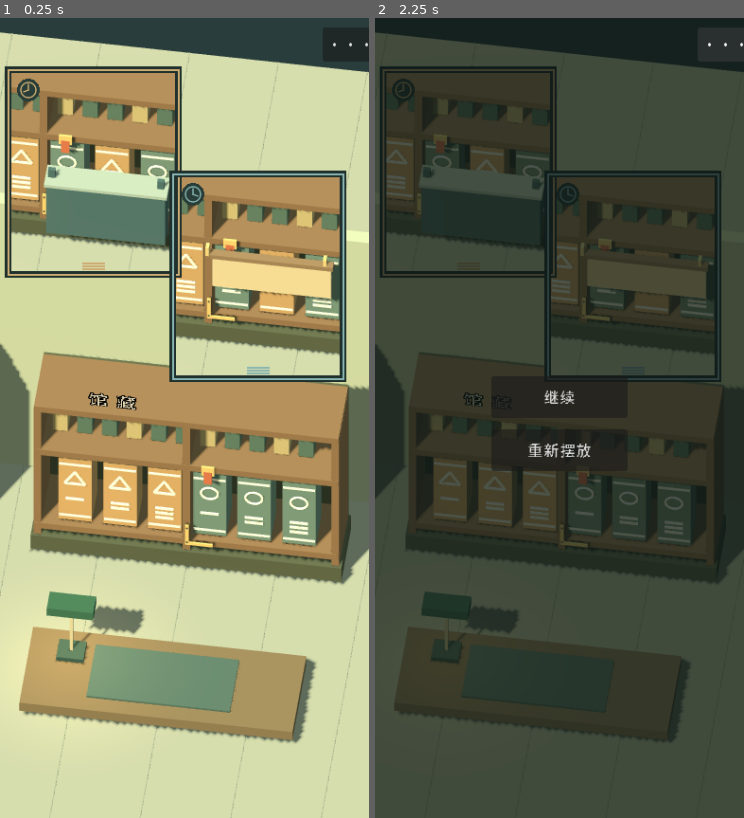
Above: before the commit, frames 1-2 (left to right).
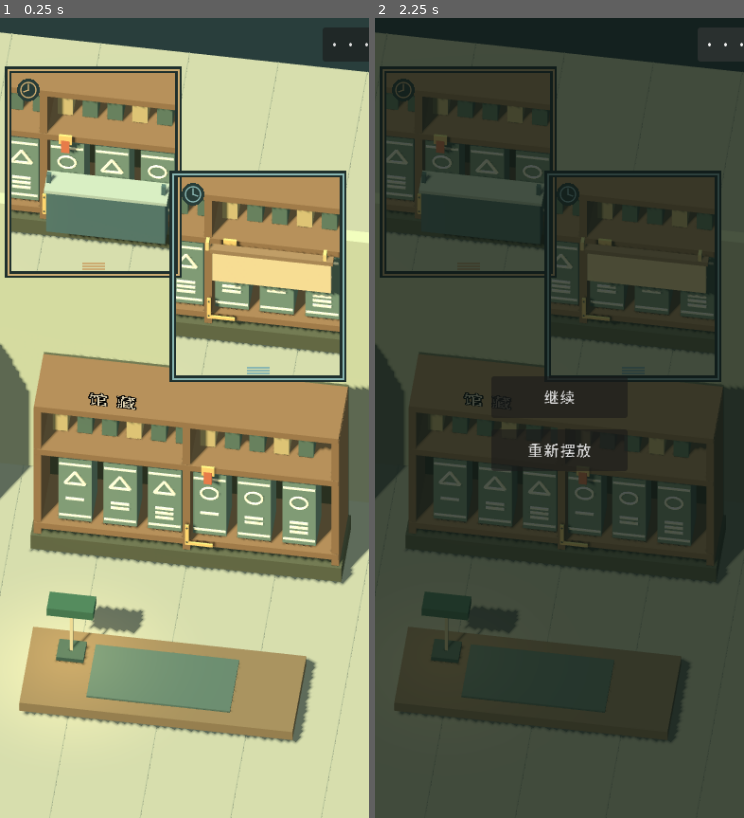
Above: after the commit, the same moments.

Repository: zhu607705-coder/7-55
Game: Godot game, scene res://scenes/library_time.tscn
The game is run twice, just before and just after one commit, with the same random seed, the same clock (stepped at 60 frames per second) and the same inputs.
Inputs:
- Up to frame 1 (0.25 s): no input
- Up to frame 2 (2.25 s): click "···" at 0.5 s; click "继续" at 1.25 s; click "···" at 2 s

The runs differ from the first frame. In frame 1, 5.1% of the frame differs, in the area x 2-93%, y 14-65%; in frame 2, 2.6%.

Commit message:
fix: expose complete historical marks and require complementary spine clues

Diff:
--- a/godot_native/samples/library_time/scripts/library_model.gd
+++ b/godot_native/samples/library_time/scripts/library_model.gd
@@ -18,7 +18,7 @@
 
 func start(id: int, target: String) -> bool:
 	if suspended or completed: return false
-	if target not in ["history0","history1"] and not target.begins_with("book:"): return false
+	if target not in ["history0","history1","book:0","book:1","book:2","book:3","book:4","book:5"]: return false
 	if target.begins_with("book:"):
 		var book := int(target.substr(5))
 		if book<0 or book>5 or selected_book!=-1: return false
--- a/godot_native/samples/library_time/scripts/library_view.gd
+++ b/godot_native/samples/library_time/scripts/library_view.gd
@@ -74,7 +74,7 @@
 func history_visible(index: int) -> bool:
 	if model.suspended or not history_images[index].is_visible_in_tree(): return false
 	var world: Node3D=history_worlds[index]
-	var points := [world.glyph_point(index==0),World.REFERENCE]
+	var points: Array[Vector3]=world.fragment_probes(index==0)
 	for p: Vector3 in points:
 		if not world.visible_from_camera(p): return false
 		var screen: Vector2=history_rects[index].position+world.screen_point(p)
@@ -139,7 +139,8 @@
 
 func _up(id: int) -> void:
 	var visible := book_visible(model.selected_book) if model.selected_book>=0 else true
-	model.release(id,visible); pointers.erase(id)
+	if model.release(id,visible): pointers.clear()
+	else: pointers.erase(id)
 
 func _suspend() -> void:
 	model.suspend(); pointers.clear()
--- a/godot_native/samples/library_time/scripts/library_world.gd
+++ b/godot_native/samples/library_time/scripts/library_world.gd
@@ -81,18 +81,21 @@
 
 func _book(id: int, p: Vector3) -> void:
 	var pivot := Node3D.new(); pivot.name="Book_%d"%id; pivot.position=p; add_child(pivot); books[id]=pivot; base_positions[id]=p
-	var cover := material(Color("627b70") if id>=3 else Color("ad8c60")); var ink := material(Color("ebe2c6"))
+	var upper_is_ring := id>=3
+	var lower_count := id%3+1
+	pivot.set_meta("upper_mark","ring" if upper_is_ring else "triangle"); pivot.set_meta("lower_bars",lower_count)
+	var cover := material(Color("627b70")); var ink := material(Color("ebe2c6"))
 	box("ClothCover",Vector3.ZERO,Vector3(.49,1.36,.56),cover,pivot,true)
 	box("PaperPages",Vector3(.02,0,-.02),Vector3(.42,1.28,.48),material(Color("c5c1a7")),pivot)
 	box("Spine",Vector3(0,0,.286),Vector3(.49,1.36,.025),cover,pivot)
 	for y: float in [-.57,.57]: box("BindingBand",Vector3(0,y,.306),Vector3(.47,.035,.022),ink,pivot)
-	if id>=3:
+	if upper_is_ring:
 		var ring := MeshInstance3D.new(); var mesh := TorusMesh.new(); mesh.inner_radius=.105; mesh.outer_radius=.143; mesh.rings=24; mesh.ring_segments=12
 		ring.mesh=mesh; ring.material_override=ink; ring.position=Vector3(0,.27,.32); ring.rotation.x=PI*.5; pivot.add_child(ring)
 	else:
 		var a := Vector2(0,.42); var b := Vector2(-.15,.16); var c := Vector2(.15,.16)
 		_line(pivot,a,b,ink); _line(pivot,b,c,ink); _line(pivot,c,a,ink)
-	for bar: int in range(id%3+1): box("LowerBar",Vector3(0,-.18-bar*.105,.32),Vector3(.27,.038,.025),ink,pivot)
+	for bar: int in range(lower_count): box("LowerBar",Vector3(0,-.18-bar*.105,.32),Vector3(.27,.038,.025),ink,pivot)
 
 func _line(parent: Node3D, a: Vector2, b: Vector2, m: Material) -> void:
 	var segment := box("TriangleInlay",Vector3((a.x+b.x)*.5,(a.y+b.y)*.5,.32),Vector3(.035,a.distance_to(b),.025),m,parent)
@@ -102,14 +105,14 @@
 	var tote := material(Color("435f62")); var paper := material(Color("bcae8b"))
 	if phase==0:
 		# A full opaque return tote blocks the lower symbol, not the upper symbol.
-		blockers.append(box("MorningReturnTote",Vector3(.98,1.25,1.03),Vector3(1.72,1.04,.32),tote,null,true))
-		box("ToteRim",Vector3(.98,1.80,1.03),Vector3(1.78,.06,.38),material(Color("91a39b")),null,true)
-		for x: float in [.18,1.76]: box("ToteHandle",Vector3(x,1.89,1.04),Vector3(.10,.20,.06),tote,null,true)
+		blockers.append(box("MorningReturnTote",Vector3(.98,1.20,1.03),Vector3(1.72,.88,.32),tote,null,true))
+		box("ToteRim",Vector3(.98,1.67,1.03),Vector3(1.78,.06,.38),material(Color("91a39b")),null,true)
+		for x: float in [.14,1.80]: box("ToteHandle",Vector3(x,1.78,1.04),Vector3(.06,.20,.06),tote,null,true)
 	else:
 		# A hanging folio masks the upper symbol. Its bottom edge leaves the bars visible.
-		blockers.append(box("AfternoonHangingFolio",Vector3(.98,2.04,1.02),Vector3(1.72,.65,.08),paper,null,true))
-		box("FolioBinder",Vector3(.98,2.38,1.02),Vector3(1.78,.08,.12),material(Color("806b52")),null,true)
-		for x: float in [.05,1.75]: box("FolioClip",Vector3(x,2.47,1.02),Vector3(.05,.18,.10),material(Color("bdab76")),null,true)
+		blockers.append(box("AfternoonHangingFolio",Vector3(.98,2.16,1.02),Vector3(1.72,.65,.08),paper,null,true))
+		box("FolioBinder",Vector3(.98,2.50,1.02),Vector3(1.78,.08,.12),material(Color("806b52")),null,true)
+		for x: float in [.05,1.75]: box("FolioClip",Vector3(x,2.59,1.02),Vector3(.05,.18,.10),material(Color("bdab76")),null,true)
 
 func configure_camera(viewport_size: Vector2) -> void:
 	if phase>=0:
@@ -134,8 +137,21 @@
 func glyph_point(top: bool) -> Vector3:
 	return books[4].to_global(Vector3(0,.27 if top else -.24,.34))
 
+func fragment_probes(top: bool) -> Array[Vector3]:
+	var probes: Array[Vector3]=[]
+	# Validate the complete exposed mark, not a blank point in the ring's hole.
+	if top:
+		for offset: Vector2 in [Vector2(-.14,.27),Vector2(.14,.27),Vector2(0,.41),Vector2(0,.13)]:
+			probes.append(books[4].to_global(Vector3(offset.x,offset.y,.34)))
+	else:
+		for y: float in [-.18,-.285]:
+			for x: float in [-.13,.13]: probes.append(books[4].to_global(Vector3(x,y,.34)))
+	probes.append(REFERENCE)
+	return probes
+
 func visible_from_camera(p: Vector3) -> bool:
-	var q := PhysicsRayQueryParameters3D.create(camera.global_position,p)
+	var screen := camera.unproject_position(p)
+	var q := PhysicsRayQueryParameters3D.create(camera.project_ray_origin(screen),p)
 	q.collide_with_areas=false
 	return get_world_3d().direct_space_state.intersect_ray(q).is_empty()
 
--- a/godot_native/samples/library_time/tests/test_library_render.gd
+++ b/godot_native/samples/library_time/tests/test_library_render.gd
@@ -29,7 +29,7 @@
 		var hidden: Vector2=world.screen_point(world.glyph_point(index!=0))
 		var exposed: Vector2=world.screen_point(world.glyph_point(index==0))
 		var hidden_delta := difference(past_before[index],unblocked,Rect2i(Vector2i(hidden)-Vector2i(13,11),Vector2i(26,22)))
-		var exposed_delta := difference(past_before[index],unblocked,Rect2i(Vector2i(exposed)-Vector2i(13,11),Vector2i(26,22)))
+		var exposed_delta := difference(past_before[index],unblocked,Rect2i(Vector2i(exposed)-Vector2i(9,5),Vector2i(18,10)))
 		print("LIBRARY_PIXELS snapshot=",index," hidden_delta=",hidden_delta," exposed_delta=",exposed_delta)
 		check(hidden_delta>.025,"historical occluder physically replaces hidden-fragment pixels")
 		check(exposed_delta<.075,"other historical fragment stays exposed, not a global reveal shader")
@@ -47,7 +47,7 @@
 		now_before.save_png(output+"/present-baseline.png")
 		past_before[0].save_png(output+"/morning-fragment.png"); past_before[1].save_png(output+"/afternoon-fragment.png")
 		for dimensions: Vector2i in [Vector2i(430,860),Vector2i(1280,720),Vector2i(844,390)]:
-			root.size=dimensions; await settle(); view.model.resume(); view.resume_button.hide(); view.reset_button.hide(); await settle()
+			root.size=dimensions; await settle(); view.model.resume(); view.resume_button.hide(); view.reset_button.hide(); view.queue_redraw(); await settle()
 			root.get_texture().get_image().save_png(output+"/layout-%dx%d.png"%[dimensions.x,dimensions.y])
 	print("LIBRARY_RENDER failures=",failures)
 	view.queue_free(); await process_frame; quit(1 if failures else 0)
--- a/godot_native/samples/library_time/tests/test_library_world.gd
+++ b/godot_native/samples/library_time/tests/test_library_world.gd
@@ -13,12 +13,27 @@
 	for index: int in range(2):
 		var world=view.history_worlds[index]
 		print("WORLD ",index," top=",world.visible_from_camera(world.glyph_point(true))," bottom=",world.visible_from_camera( …(241 unchanged characters)…
+		for probe: Vector3 in world.fragment_probes(index==0):
+			print("PROBE ",index," ",probe," ",world.visible_from_camera(probe))
+			check(world.visible_from_camera(probe),"whole exposed fragment and reference visible along actual orthographic ray")
 		check(world.visible_from_camera(world.glyph_point(index==0)),"snapshot exposes its own clue fragment")
 		check(not world.visible_from_camera(world.glyph_point(index!=0)),"physical occluder hides other clue fragment")
 		check(world.visible_from_camera(world.REFERENCE),"fixed brass shelf corner stays visible")
 		var before: Vector3=world.books[4].position; world.update_current(4,1,true,1)
 		check(world.books[4].position==before,"history update cannot pull or take books")
 	for id: int in range(6): print("BOOK ",id," p=",view.book_point(id)," visible=",view.book_visible(id))
+	var top_candidates := 0; var bottom_candidates := 0; var pair_candidates := 0
+	var target: Node3D=view.current_world.books[4]
+	var target_color: Color=target.get_node("ClothCover").material_override.albedo_color
+	for id: int in range(6):
+		var candidate: Node3D=view.current_world.books[id]
+		var upper: bool=candidate.get_meta("upper_mark")==target.get_meta("upper_mark")
+		var lower: bool=candidate.get_meta("lower_bars")==target.get_meta("lower_bars")
+		if upper: top_candidates+=1
+		if lower: bottom_candidates+=1
+		if upper and lower: pair_candidates+=1
+		check(candidate.get_node("ClothCover").material_override.albedo_color==target_color,"cover color cannot reveal the hidden upper mark")
+	check(top_candidates==3 and bottom_candidates==2 and pair_candidates==1,"each fragment has decoys; only the complete pair identifies one book")
 	check(not view.model.completed,"idle presentation cannot complete retrieval")
 	print("LIBRARY_WORLD failures=",failures)
 	view.queue_free(); await process_frame; quit(1 if failures else 0)
Not shown, changed: godot_native/samples/library_time/progress.md
